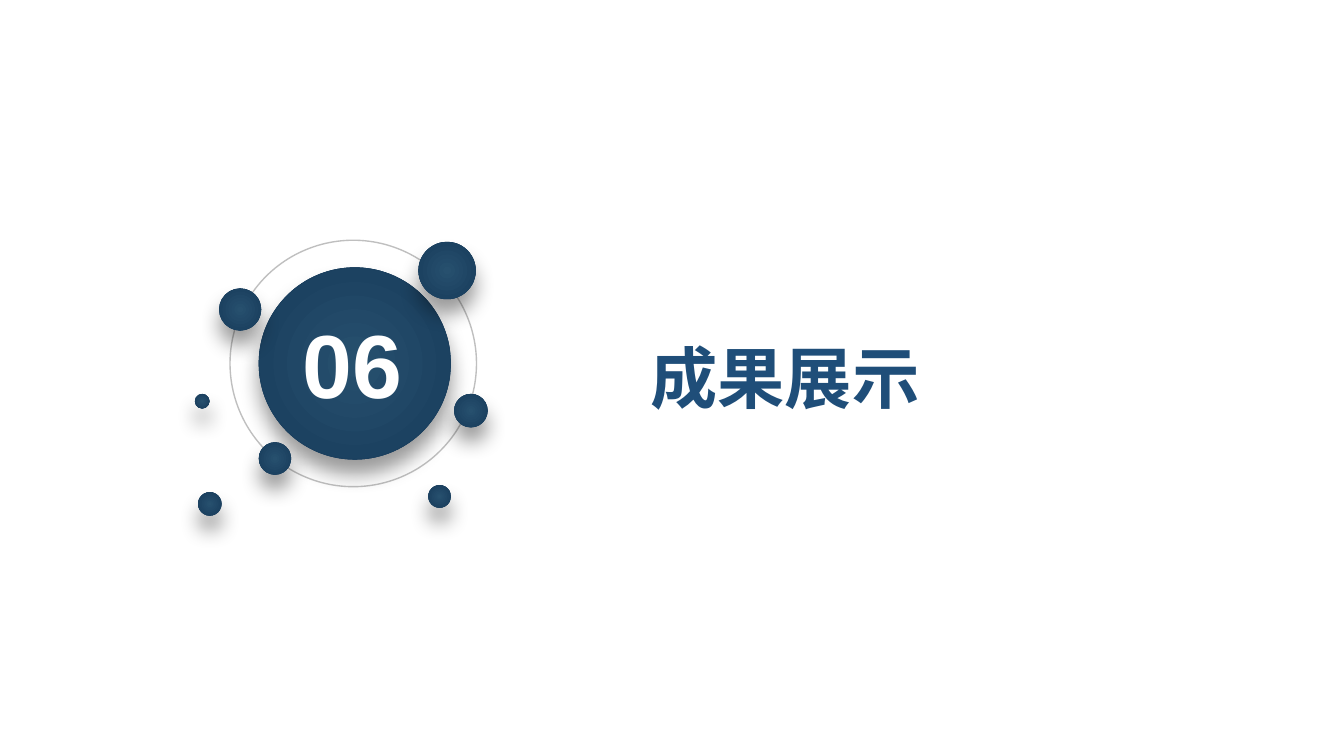
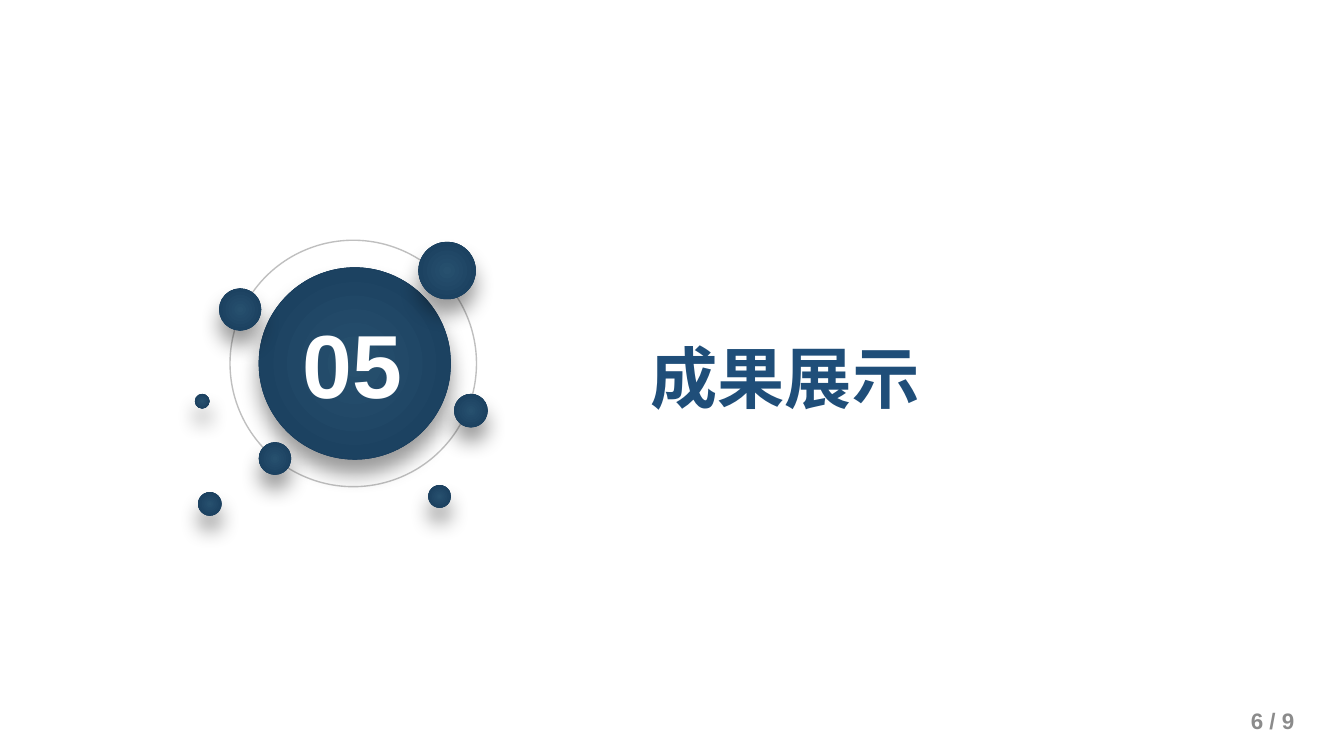
Before and after one commit to III-MSIT123-Group5/RoryRoryCC, a slide deck: slide 7 of 第一組(20191225).pptx (slide 8 before the commit). Drawn at 1344x756 pixels with LibreOffice and Linux fonts; fonts in the diff are those of the drawing; background and template pictures are left out. Boxes give left, top, right and bottom in pixels: in the first picture for what was removed or moved away, otherwise in the second. Text is boxed around its words. In the diff, an @@ line names an element or a change of style, - is before the commit and + after.

```diff
--- a/第一組(20191225).pptx
+++ b/第一組(20191225).pptx
@@ text at (303,335,403,399): text changed @@
-06
+05
@@ page number added at (1251,713,1294,729), 12 pt, text #8C8C8C, bold @@
+6 / 9
```
Also in this commit, not shown: 6 other slides changed, 2 slides added.
